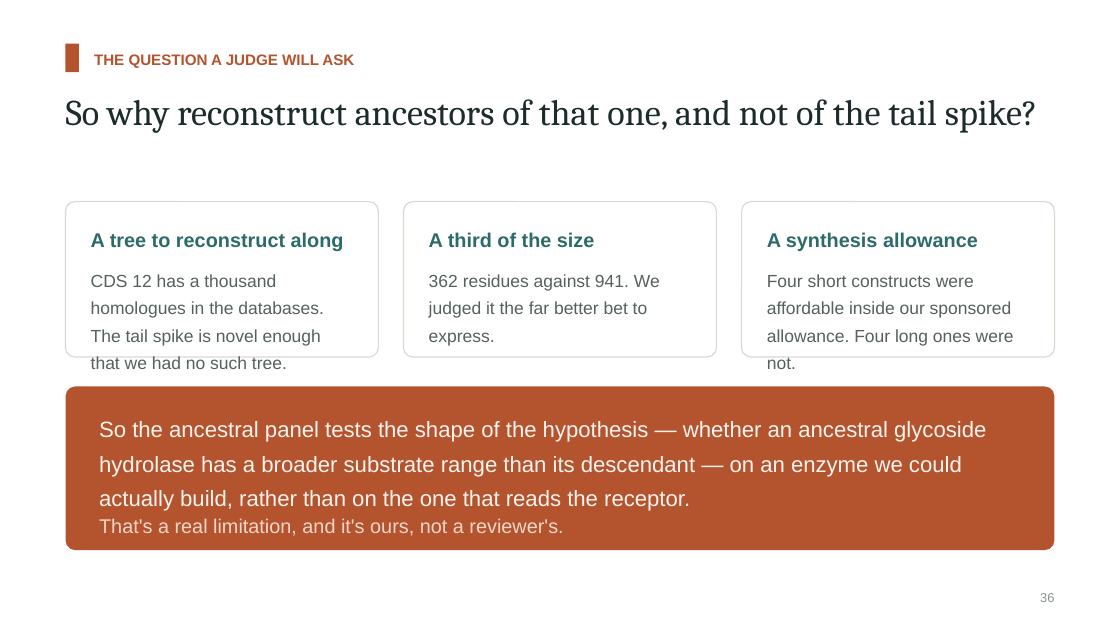
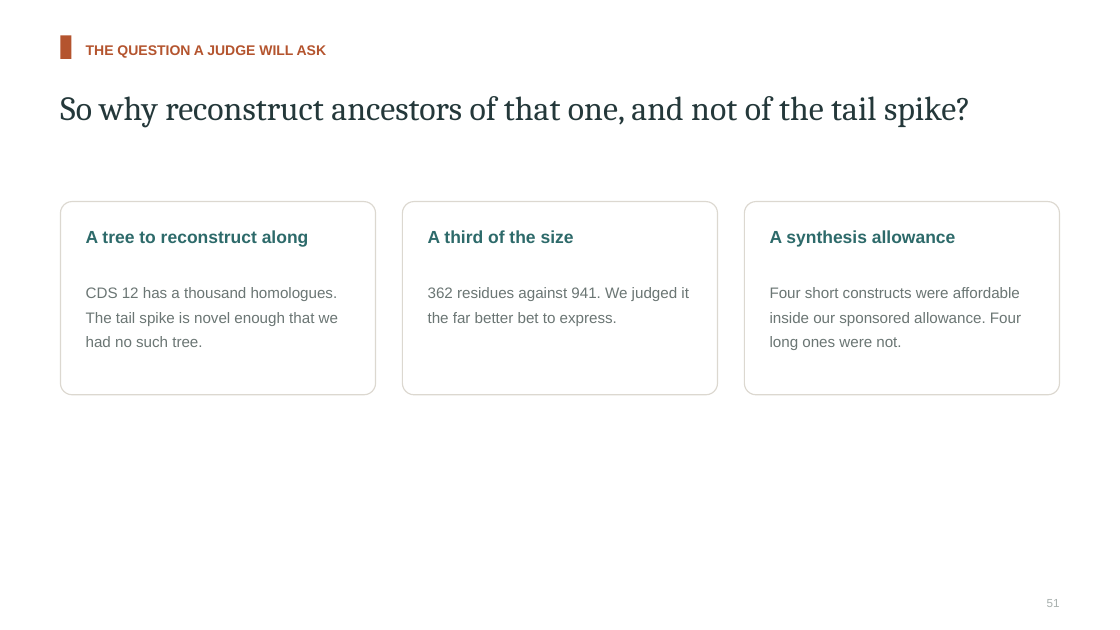
Before and after one commit to A1ex-Ch3n/igem-2026, a slide deck: slide 51 of documents/2026-10-25_presentation_deck.pptx (slide 36 before the commit). Drawn at 1120x630 pixels with LibreOffice and Linux fonts; fonts in the diff are those of the drawing. Boxes give left, top, right and bottom in pixels: in the first picture for what was removed or moved away, otherwise in the second. Text is boxed around its words. In the diff, an @@ line names an element or a change of style, - is before the commit and + after.

```diff
--- a/documents/2026-10-25_presentation_deck.pptx
+++ b/documents/2026-10-25_presentation_deck.pptx
@@ rectangle resized from (x1=66, y1=44, x2=79, y2=72) to (x1=60, y1=35, x2=71, y2=59) @@
@@ text "THE QUESTION A JUDGE WILL ..." moved from (x1=94, y1=54, x2=354, y2=68) to (x1=86, y1=45, x2=327, y2=58) @@
@@ text "THE QUESTION A JUDGE WILL ..." at (x1=86, y1=45, x2=327, y2=58): size 13 to 12 pt; line spacing 1.25 to 1.3 @@
@@ text "So why reconstruct ancestors of ..." at (x1=60, y1=96, x2=971, y2=128): size 31 to 29 pt, text colour #1C2B2B to #24383A; line spacing 1.08 to 1.12 @@
@@ rounded rectangle resized from (x1=66, y1=202, x2=378, y2=357) to (x1=60, y1=202, x2=376, y2=395) @@
@@ rounded rectangle resized from (x1=403, y1=202, x2=716, y2=357) to (x1=402, y1=202, x2=718, y2=395) @@
@@ rounded rectangle resized from (x1=742, y1=202, x2=1054, y2=357) to (x1=744, y1=202, x2=1060, y2=395) @@
@@ size 17 to 15 pt; line spacing 1.25 to 1.2 in 3 elements at (x1=428, y1=230, x2=574, y2=243), (x1=86, y1=230, x2=309, y2=247), (x1=770, y1=230, x2=956, y2=247) @@
@@ text at (x1=86, y1=287, x2=338, y2=347): text changed; size 15 to 13 pt; text colour #55605F to #6B7674 @@
-CDS 12 has a thousand homologues in the databases. The tail spike is novel enough that we had no such tree.
+CDS 12 has a thousand homologues. The tail spike is novel enough that we had no such tree.
@@ text "362 residues against 941. We ..." moved from (x1=429, y1=274, x2=660, y2=346) to (x1=428, y1=287, x2=689, y2=326) @@
@@ text "362 residues against 941. We ..." at (x1=428, y1=287, x2=689, y2=326): size 15 to 13 pt, text colour #55605F to #6B7674; line spacing 1.3 to 1.35 @@
@@ text "Four short constructs were affordable ..." at (x1=770, y1=287, x2=1021, y2=350): size 15 to 13 pt, text colour #55605F to #6B7674; line spacing 1.3 to 1.35 @@
@@ text "Four short constructs were affordable ..." moved from (x1=767, y1=274, x2=1014, y2=346) to (x1=770, y1=287, x2=1021, y2=350) @@
@@ rounded rectangle removed at (x1=66, y1=386, x2=1054, y2=550) @@
@@ text removed at (x1=99, y1=421, x2=986, y2=511) @@
-So the ancestral panel tests the shape of the hypothesis — whether an ancestral glycoside hydrolase has a broader substrate range than its descendant — on an enzyme we could actually build, rather than on the one that reads the receptor.
@@ text removed at (x1=99, y1=518, x2=563, y2=536) @@
-That's a real limitation, and it's ours, not a reviewer's.
@@ text removed at (x1=1040, y1=593, x2=1054, y2=602) @@
-36
@@ text added at (x1=1047, y1=599, x2=1060, y2=607), 10 pt, text #A8B0AE @@
+51
```
Also in this commit, not shown: 27 other slides changed, 57 slides added, 28 slides removed, 20 other files.
